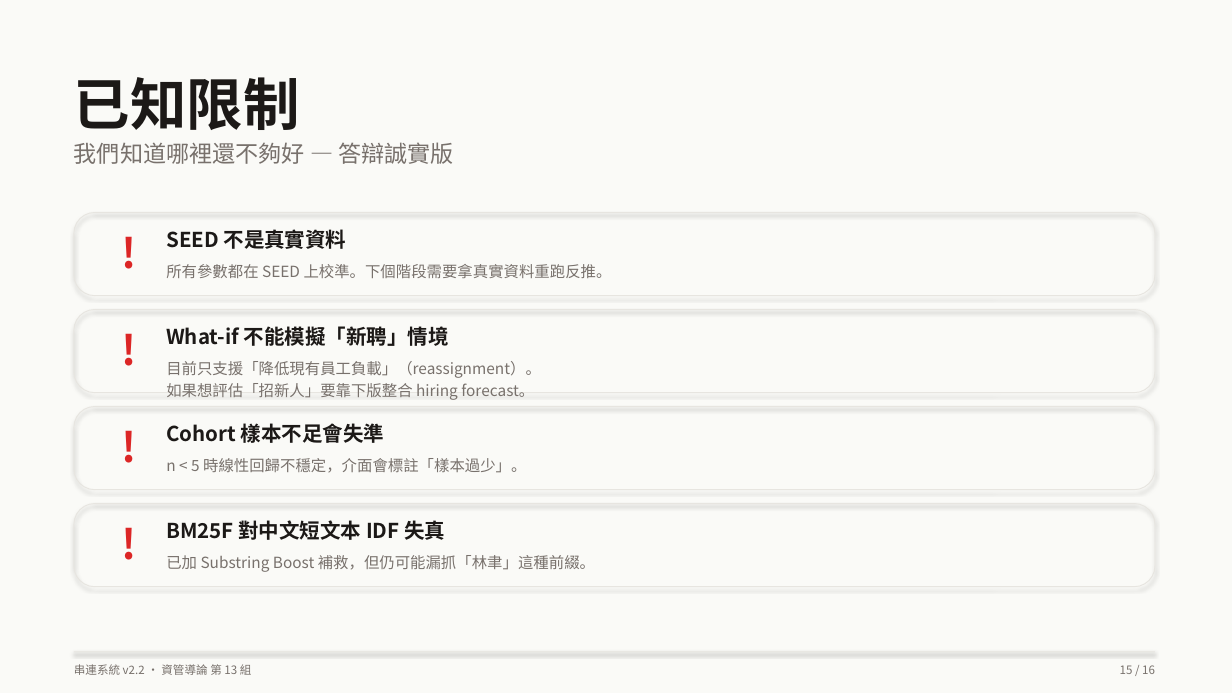
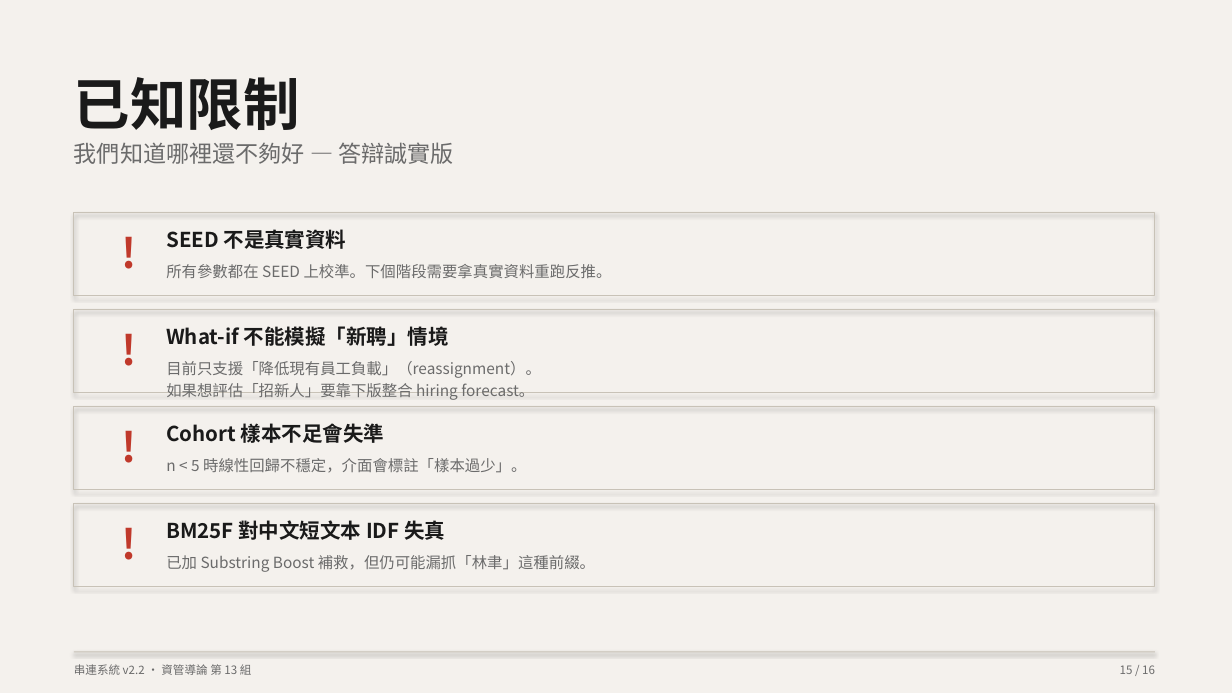
Before and after one commit to Peter2594/chuanlien-system-v2, a slide deck: slide 15 of docs/串連系統_簡報.pptx. Drawn at 1232x693 pixels with LibreOffice and Linux fonts; fonts in the diff are those of the drawing. Boxes give left, top, right and bottom in pixels: in the first picture for what was removed or moved away, otherwise in the second. Text is boxed around its words. In the diff, an @@ line names an element or a change of style, - is before the commit and + after.

```diff
--- a/docs/串連系統_簡報.pptx
+++ b/docs/串連系統_簡報.pptx
@@ rectangle at (0, 0, 1232, 693): fill #FAFAF7 to #F4F1ED @@
@@ rounded rectangle to rectangle; outline #E7E5E0 0.75 pt to #C8C2B7 0.75 pt in 4 elements at (74, 213, 1155, 296), (74, 310, 1155, 393), (74, 407, 1155, 490), (74, 504, 1155, 587) @@
@@ text colour #DC2626 to #C0392B in 4 elements at (102, 217, 157, 282), (102, 314, 157, 379), (102, 411, 157, 476), (102, 508, 157, 573) @@
@@ text colour #78716C to #6B6B6B in 4 elements at (166, 264, 612, 278), (166, 361, 541, 400), (166, 458, 526, 473), (166, 555, 595, 572) @@
@@ rectangle at (74, 652, 1155, 653): fill #E7E5E0 to #C8C2B7 @@
```
Also in this commit, not shown: 15 other slides changed, 1 other file.
